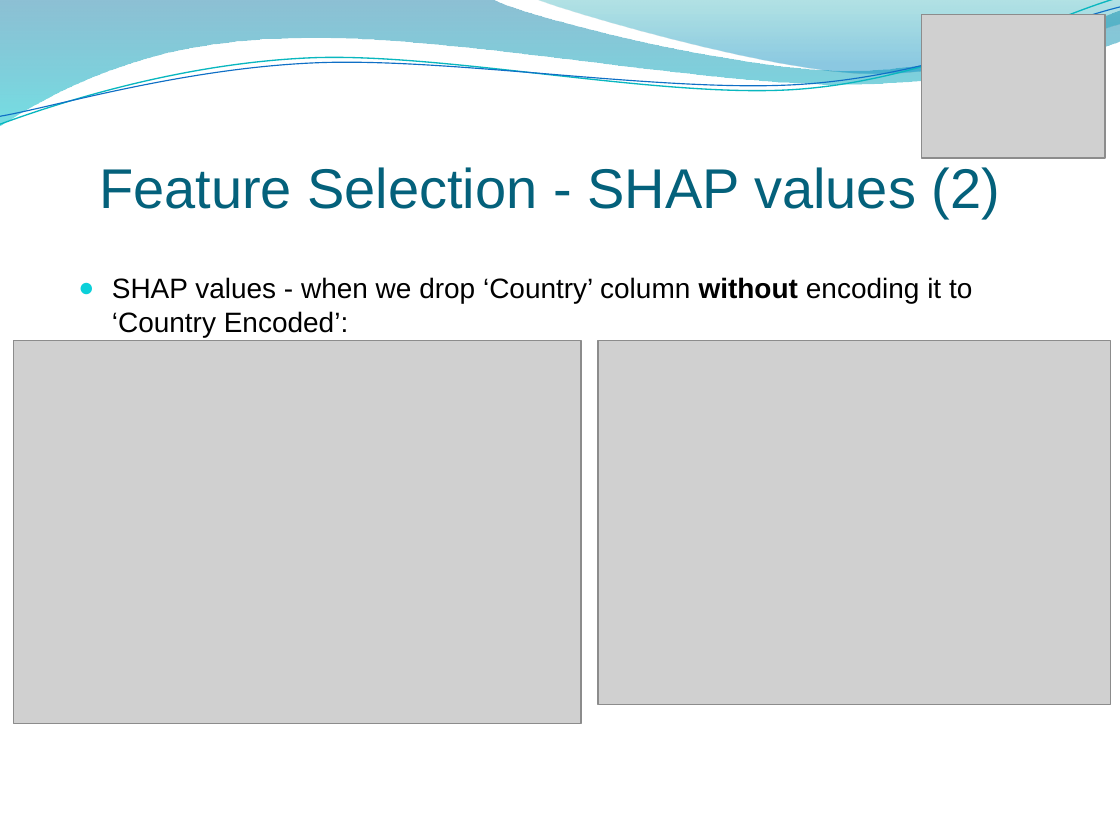
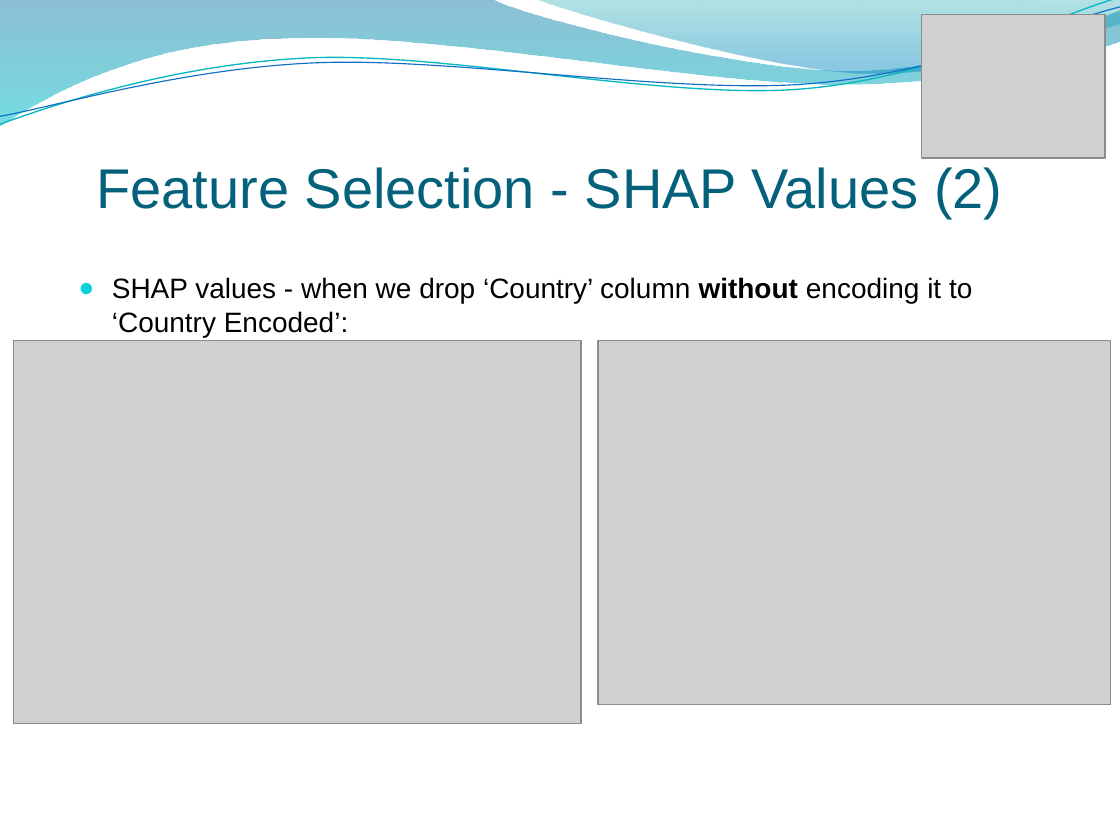
Before and after one commit to linoybar/Regression_Python_Project, a slide deck: slide 13 of Regression Project presentation.pptx. Drawn at 1120x840 pixels with LibreOffice and Linux fonts; fonts in the diff are those of the drawing; grey boxes stand for pictures; background and template pictures are left out. Boxes give left, top, right and bottom in pixels: in the first picture for what was removed or moved away, otherwise in the second. Text is boxed around its words. In the diff, an @@ line names an element or a change of style, - is before the commit and + after.

```diff
--- a/Regression Project presentation.pptx
+++ b/Regression Project presentation.pptx
@@ title at (x1=96, y1=167, x2=1002, y2=218): text changed @@
-Feature Selection - SHAP values (2)
+Feature Selection - SHAP Values (2)
```
Also in this commit, not shown: 2 other slides changed.
